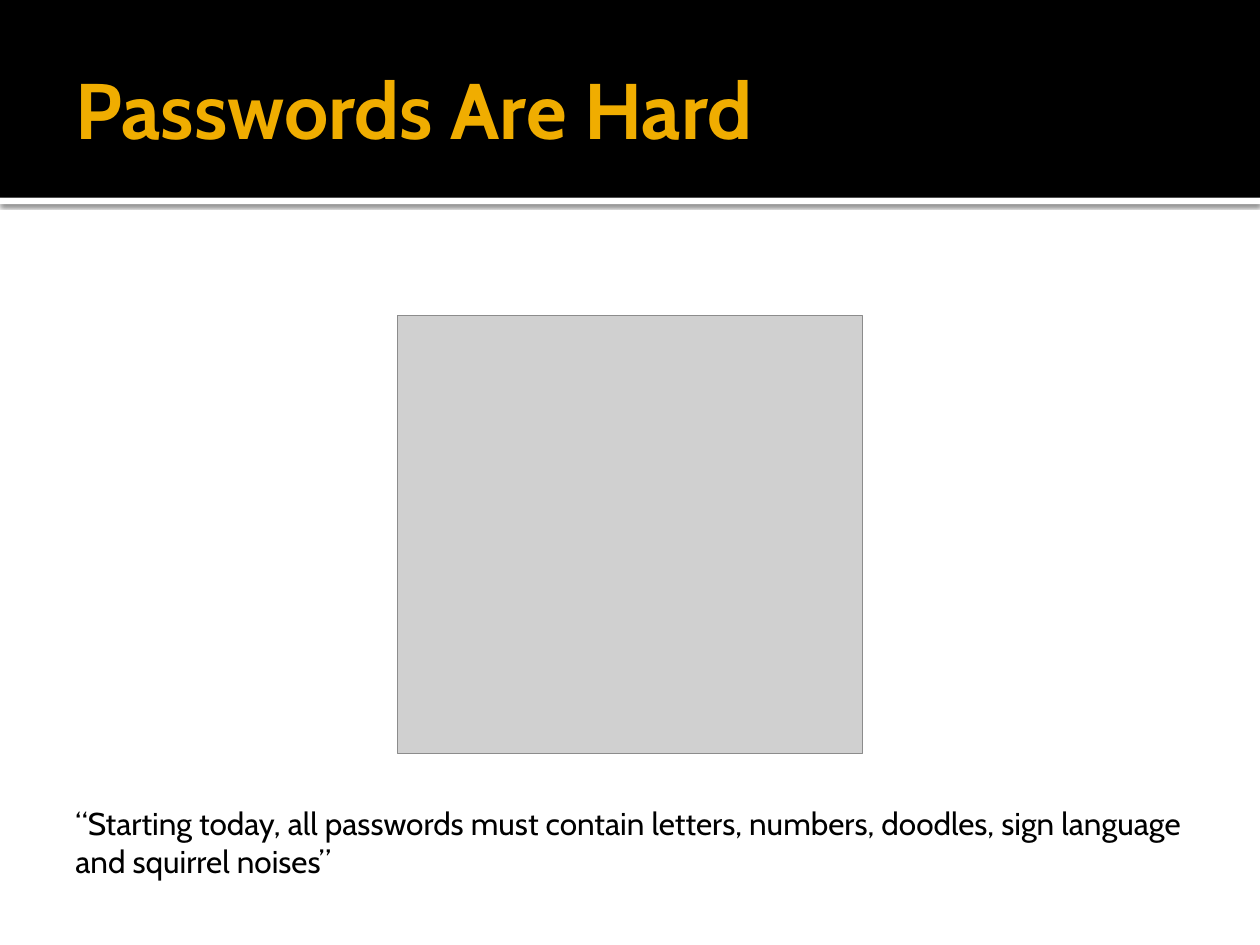
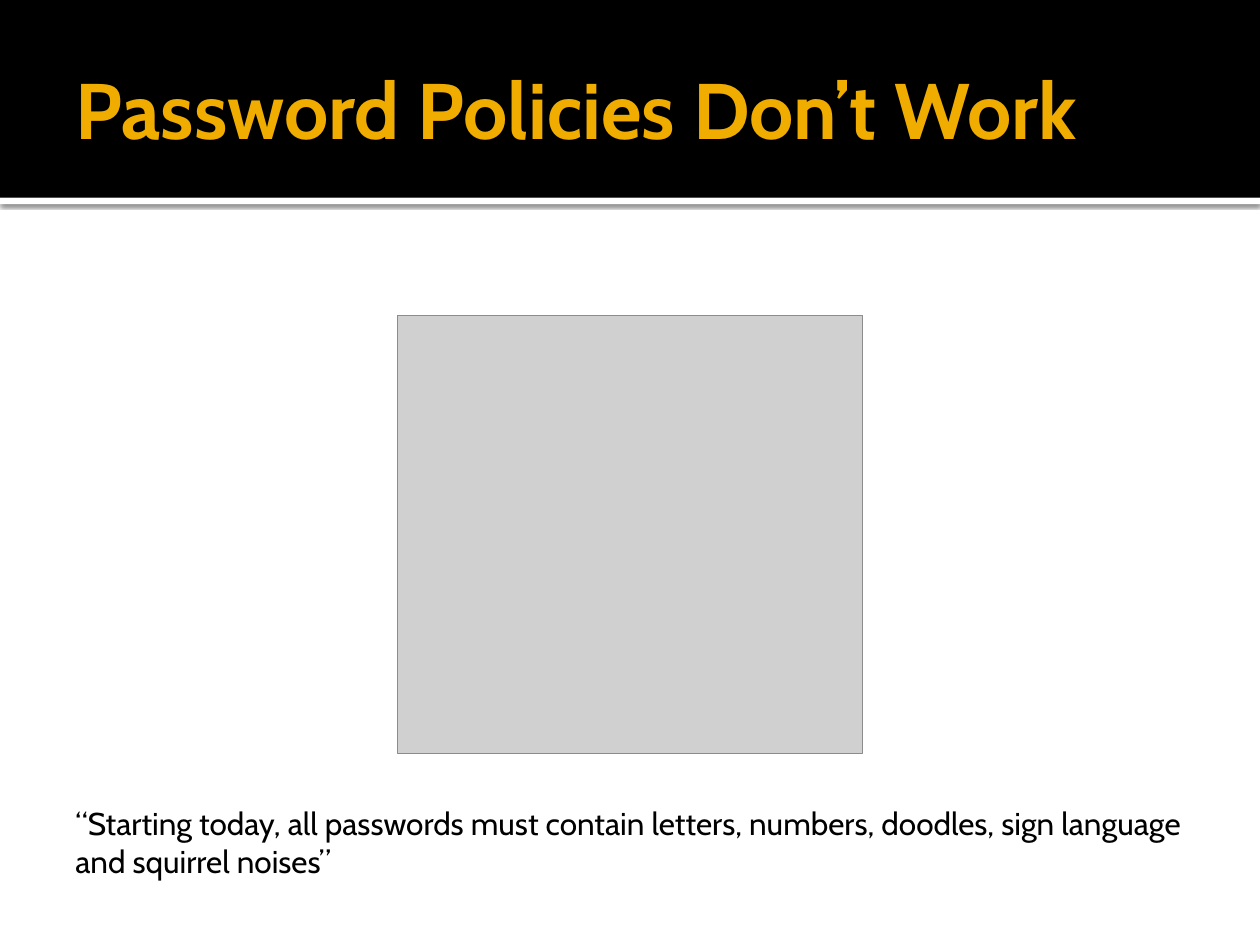
Before and after one commit to jrobe/cs5490, a slide deck: slide 3 of presentation/Third Party Encrypted Storage.pptx. Drawn at 1260x945 pixels with LibreOffice and Linux fonts; fonts in the diff are those of the drawing; grey boxes stand for pictures. Boxes give left, top, right and bottom in pixels: in the first picture for what was removed or moved away, otherwise in the second. Text is boxed around its words. In the diff, an @@ line names an element or a change of style, - is before the commit and + after.

```diff
--- a/presentation/Third Party Encrypted Storage.pptx
+++ b/presentation/Third Party Encrypted Storage.pptx
@@ title at bbox=[76, 80, 1076, 140]: text changed @@
-Passwords Are Hard
+Password Policies Don’t Work
```
Also in this commit, not shown: 4 other slides changed, 4 slides added.
